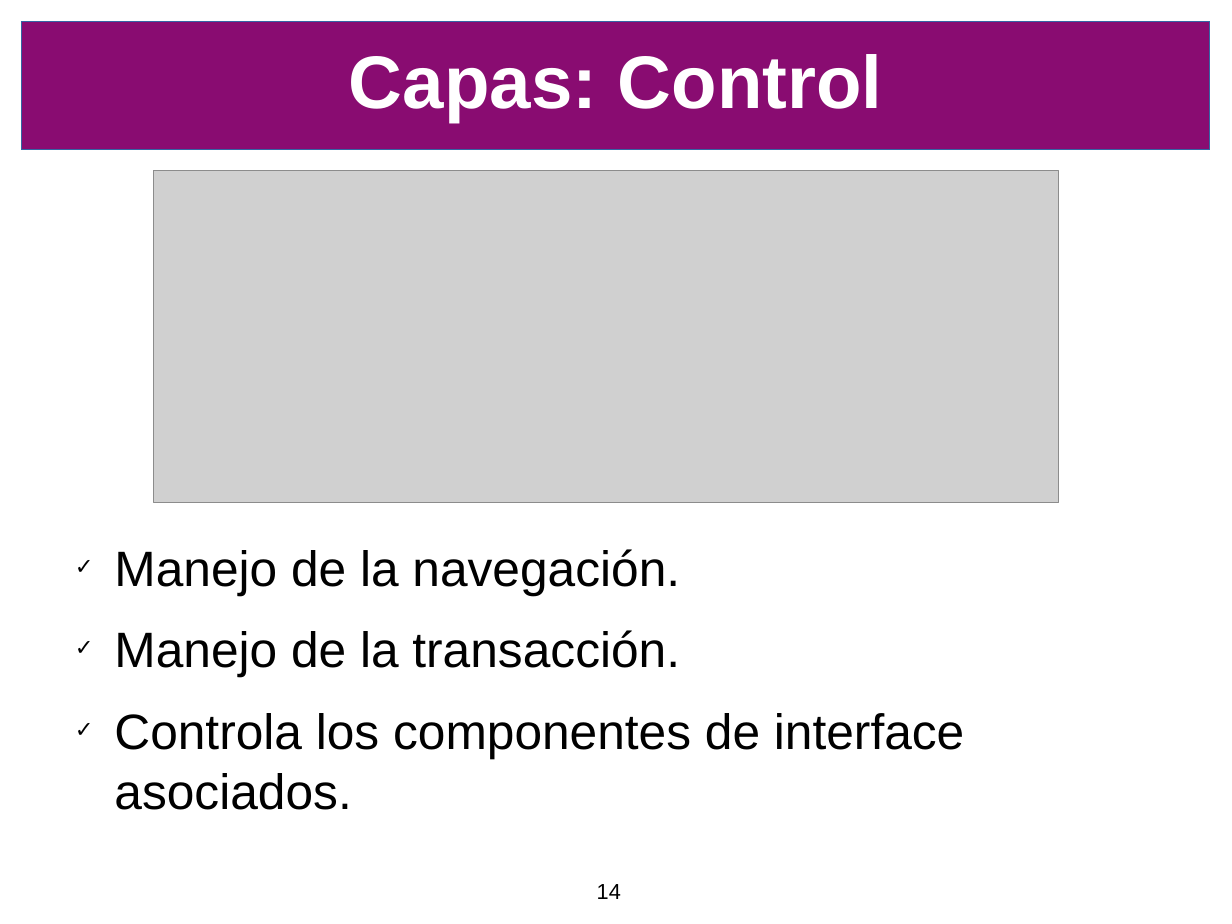
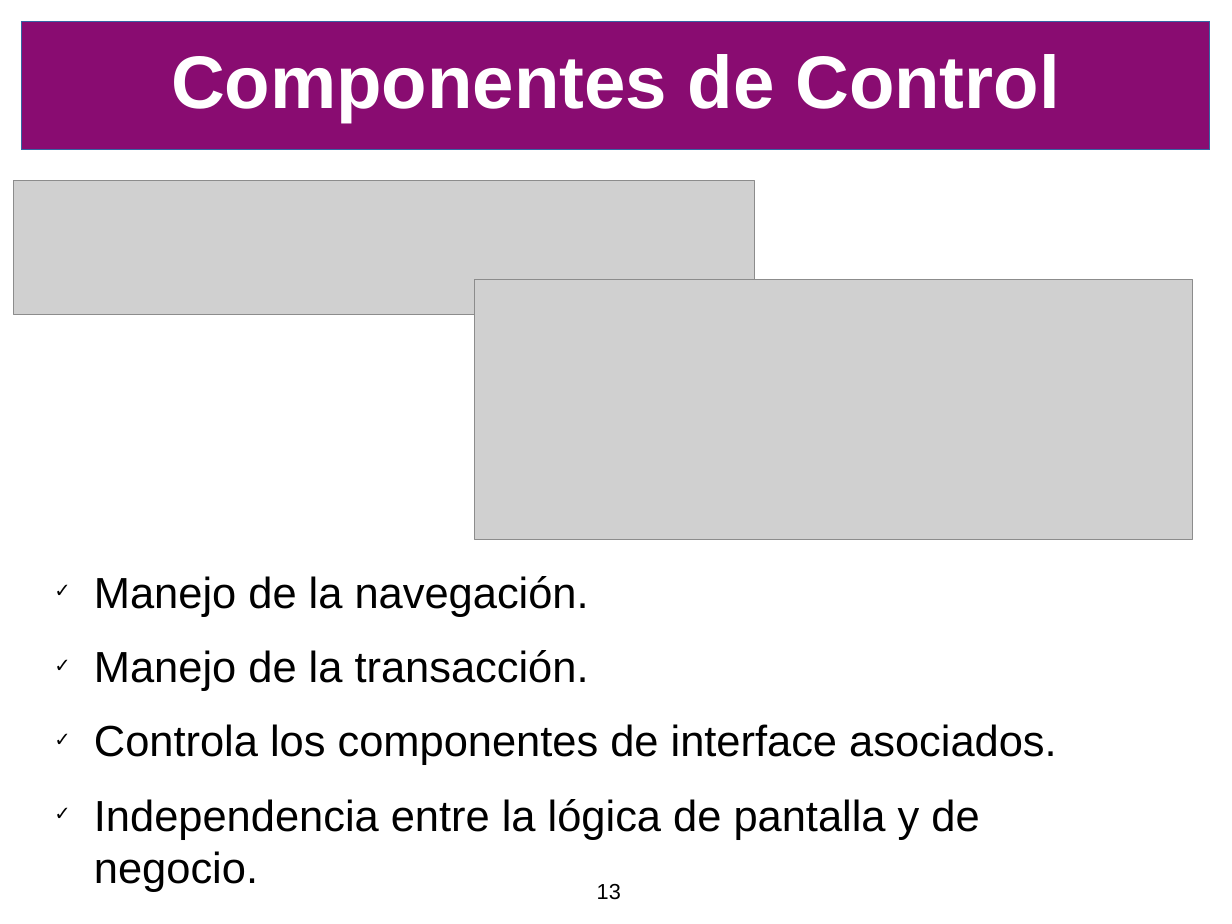
Before and after one commit to SIU-Toba/framework, a slide deck: slide 13 of doc/presentacion/CafeConf2006.odp (slide 14 before the commit). Drawn at 1232x924 pixels with LibreOffice and Linux fonts; fonts in the diff are those of the drawing; grey boxes stand for pictures; background and template pictures are left out. Boxes give left, top, right and bottom in pixels: in the first picture for what was removed or moved away, otherwise in the second. Text is boxed around its words. In the diff, an @@ line names an element or a change of style, - is before the commit and + after.

```diff
--- a/doc/presentacion/CafeConf2006.odp
+++ b/doc/presentacion/CafeConf2006.odp
@@ title at bbox=[171, 54, 1059, 123]: text changed @@
-Capas: Control
+Componentes de Control
@@ picture: place and size @@
-picture at bbox=[154, 171, 1060, 503]
+picture at bbox=[13, 181, 755, 315]
@@ picture added at bbox=[475, 279, 1193, 540] @@
@@ text "Manejo de la navegación.": place and size @@
-text "Manejo de la navegación." at bbox=[114, 549, 964, 810]
+text "Manejo de la navegación." at bbox=[94, 576, 1057, 892]
@@ text at bbox=[94, 576, 1057, 765]: size 32 to 28 pt in "Manejo de la navegación.", "Manejo de la transacción.", "Controla los componentes de interface asociados." @@
@@ text at bbox=[94, 799, 979, 892]: paragraph added @@
+✓ Independencia entre la lógica de pantalla y de negocio.
@@ page number at bbox=[597, 884, 621, 900]: text changed @@
-14
+13
```
Also in this commit, not shown: 13 other slides changed, 4 slides added, 1 slide removed, 2 other files.
